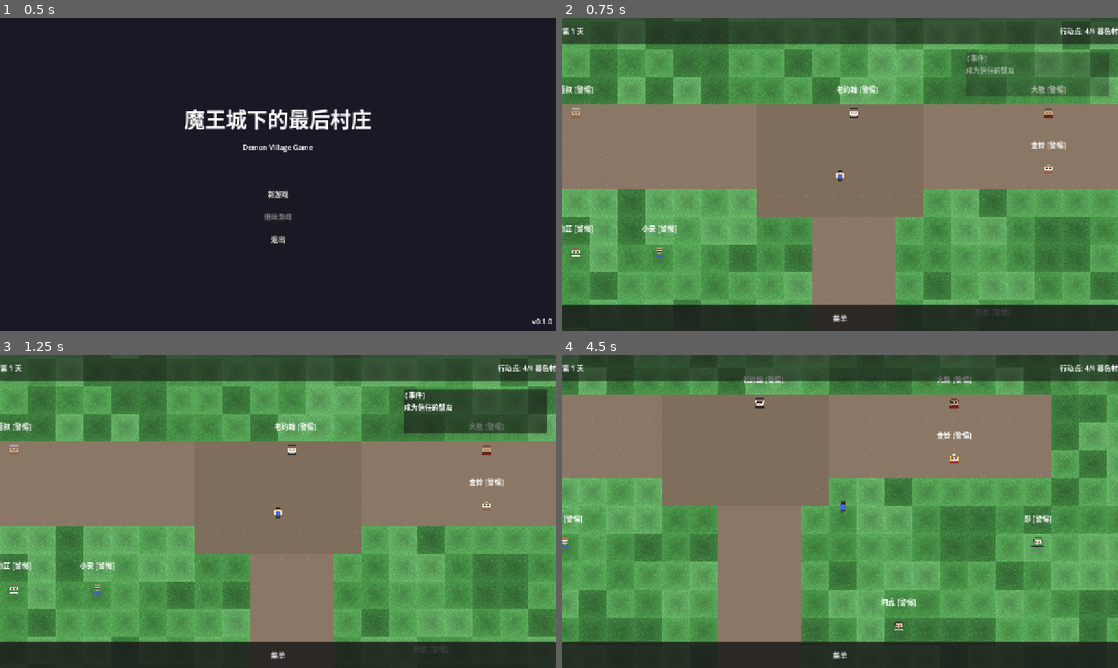
Above: before the commit, frames 1-4 (two rows, left to right).
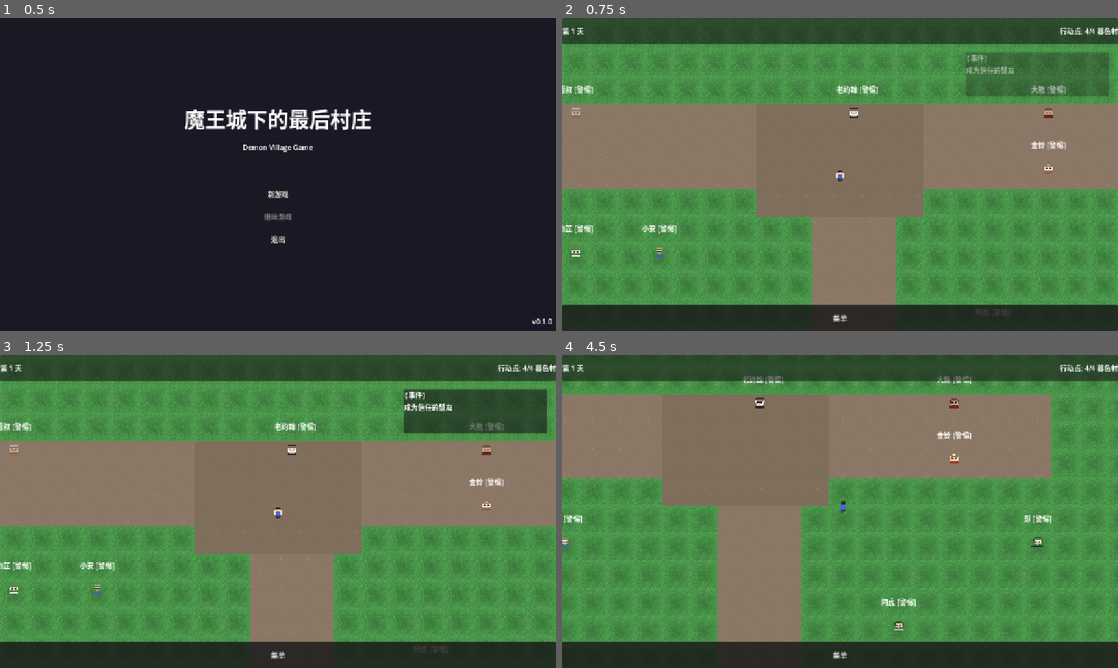
Above: after the commit, the same moments.

Repository: JCVBoss/demon_village_game
Game: Godot game, scene res://scenes/Main.tscn
Same seed, same stepped clock (60 frames per second), same inputs: the game is played once before the commit and once after it.
Inputs:
- Up to frame 1 (0.5 s): no input
- Up to frame 2 (0.75 s): click "新游戏" at 0.5 s
- Up to frame 3 (1.25 s): no input
- Up to frame 4 (4.5 s): click "菜单" at 1.25 s; tap Enter (ui_accept) at 2, 2.27, 3.02 s; hold D (move_right) 2.03-2.78 s; tap E (interact) at 2.1, 3.6 s; hold S (move_down) 2.78-3.53 s; tap Shift (run) at 2.85, 4.35 s; hold D (move_right) 3.53-4.28 s; hold W (move_up) from 4.28 s (still down)

Frame 1 is identical in both runs. In frame 2, 13% of the frame differs, in the area x 0-100%, y 8-92%; in frame 3, 12%; in frame 4, 13%.

Commit message:
fix: 修复草地瓦片分界线问题
- 原代码使用 randi() % 4 随机选择瓦片样式
- 导致相邻瓦片使用不同样式产生明显分界线
- 现改用统一瓦片 Vector2i(0, 0) 填充草地层
- 确保草地平滑过渡无分界

Co-Authored-By: Claude <noreply@anthropic.com>

Diff:
--- a/code/scripts/locations/Village.gd
+++ b/code/scripts/locations/Village.gd
@@ -168,14 +168,17 @@
 # ==================== 地图生成 (TileMap 仅用于地面) ====================
 
 func _generate_ground_layer() -> void:
-	"""生成草地层"""
+	"""生成草地层 - 使用统一瓦片避免分界线"""
 	if not ground_layer:
 		return
 
+	# 使用统一的草地瓦片样式，避免相邻瓦片有明显分界
+	# grass.png 是 4x4 atlas，使用 (0,0) 作为基础草地
+	var base_grass = Vector2i(0, 0)
+
 	for x in range(MAP_WIDTH):
 		for y in range(MAP_HEIGHT):
-			var tile_coords = Vector2i(randi() % 4, 0)
-			ground_layer.set_cell(Vector2i(x, y), SOURCE_GRASS, tile_coords)
+			ground_layer.set_cell(Vector2i(x, y), SOURCE_GRASS, base_grass)
 
 	print("[Village] 草地层生成完成")
 
Not shown, added: code/assets/sprites/tilesets/dirt_opengameart.png.import
Not shown, added: code/assets/sprites/tilesets/grass_opengameart.png.import
Not shown, added: code/assets/sprites/tilesets/water_opengameart.png.import
